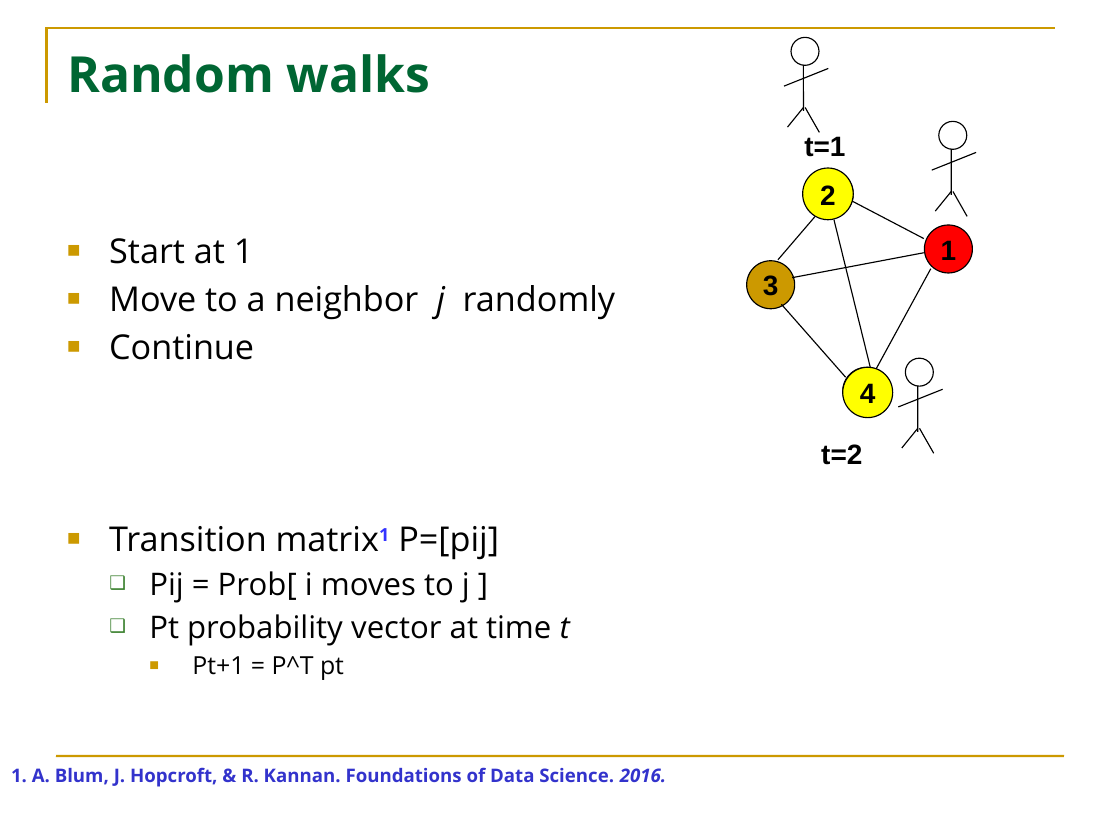
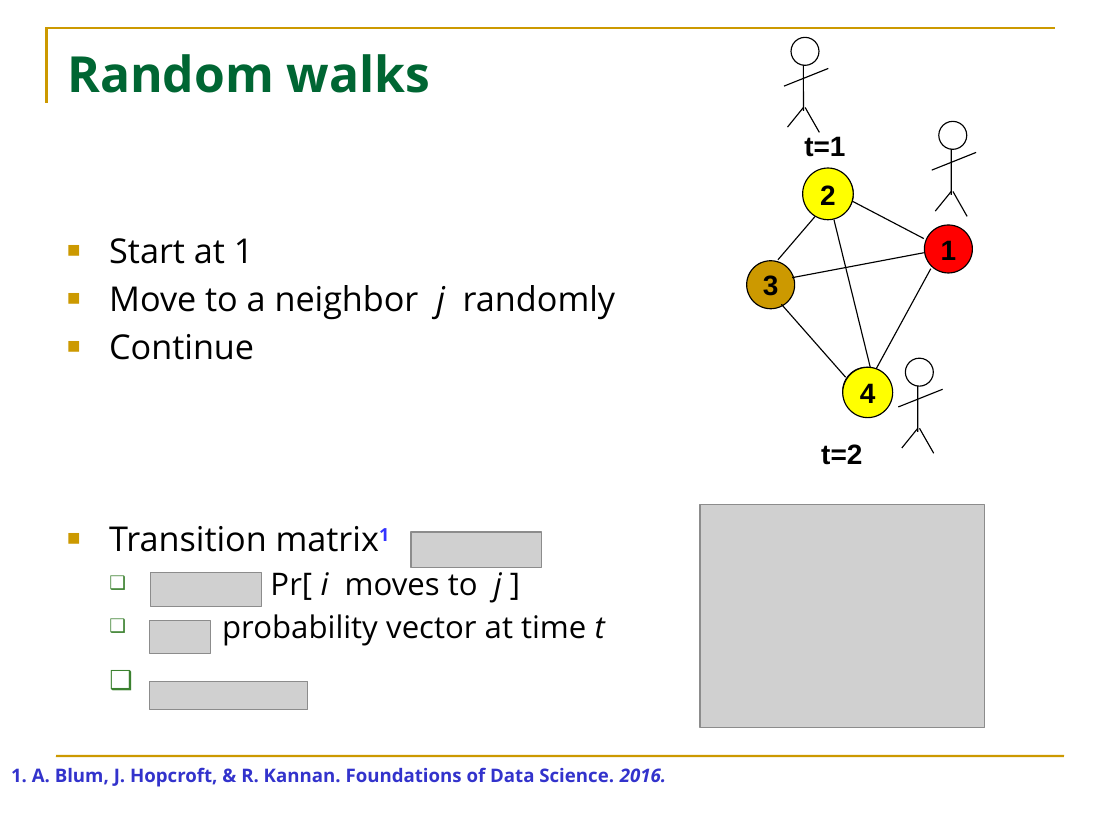
Before and after one commit to HuanSGT/rw-dir-prox, a slide deck: slide 5 of Random Walk based Proximity Measures in Directed Graphs.pptx. Drawn at 1120x840 pixels with LibreOffice and Linux fonts; fonts in the diff are those of the drawing; grey boxes stand for pictures. Boxes give left, top, right and bottom in pixels: in the first picture for what was removed or moved away, otherwise in the second. Text is boxed around its words. In the diff, an @@ line names an element or a change of style, - is before the commit and + after.

Commit message:
'17-03-23-0029'

```diff
--- a/Random Walk based Proximity Measures in Directed Graphs.pptx
+++ b/Random Walk based Proximity Measures in Directed Graphs.pptx
@@ picture added at [700, 505, 984, 728] @@
@@ text at [109, 526, 605, 646]: text changed @@
-■ Transition matrix1 P=[pij]
-  ❑ Pij = Prob[ i moves to j ]
-  ❑ Pt probability vector at time t
-    ■ Pt+1 = P^T pt
+■ Transition matrix1
+  ❑ Pr[ i moves to j ]
+  ❑ probability vector at time t
@@ picture added at [411, 532, 541, 568] @@
@@ picture added at [150, 572, 261, 607] @@
@@ picture added at [149, 620, 209, 653] @@
@@ picture added at [149, 681, 308, 709] @@
```
Also in this commit, not shown: 2 other slides changed.
